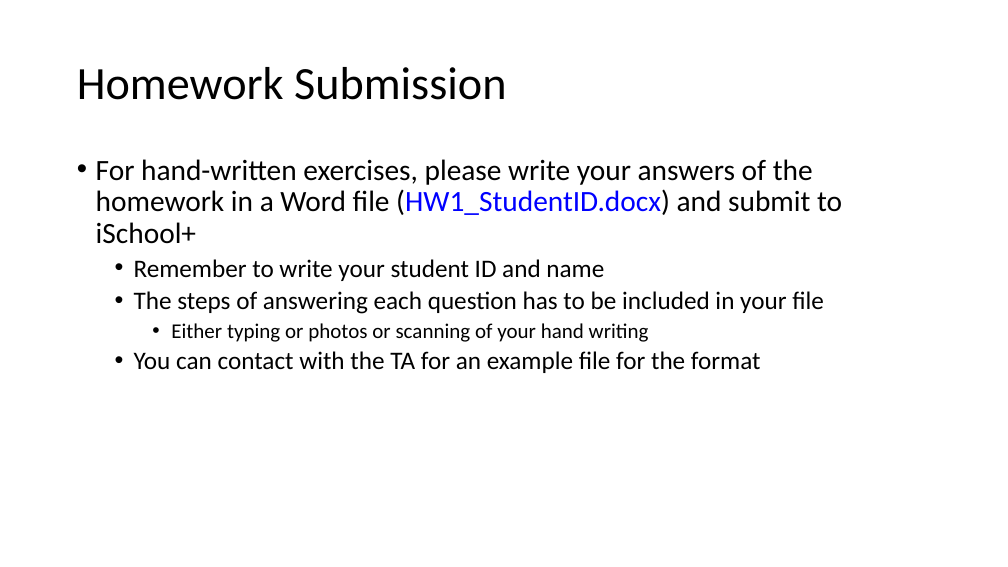
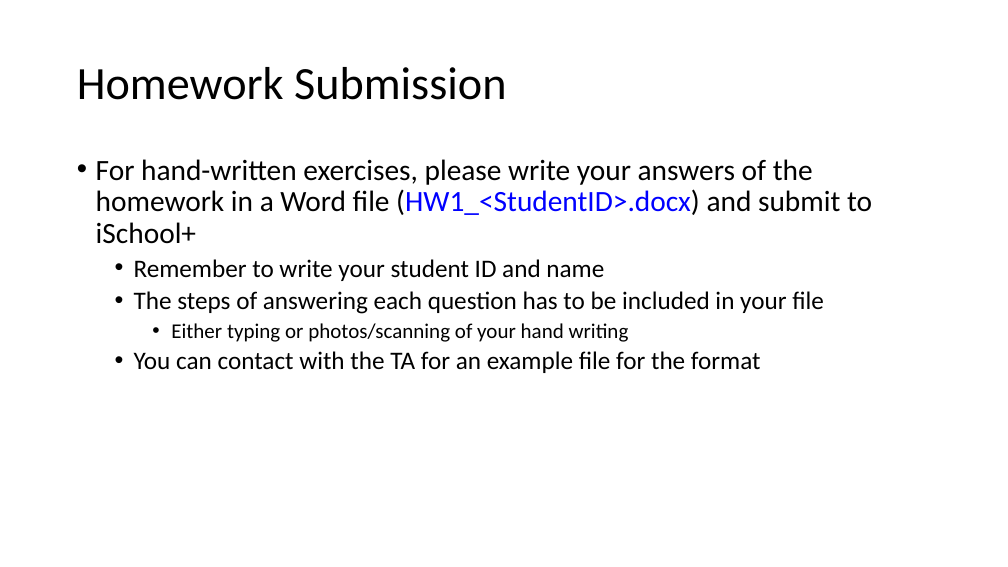
Before and after one commit to chriswjh/chriswjh.github.io, a slide deck: slide 8 of BDA_IFM/HW1.pptx. Drawn at 1008x567 pixels with LibreOffice and Linux fonts; fonts in the diff are those of the drawing. Boxes give left, top, right and bottom in pixels: in the first picture for what was removed or moved away, otherwise in the second. Text is boxed around its words. In the diff, an @@ line names an element or a change of style, - is before the commit and + after.

```diff
--- a/BDA_IFM/HW1.pptx
+++ b/BDA_IFM/HW1.pptx
@@ text at (x1=96, y1=159, x2=872, y2=244): text changed @@
-• For hand-written exercises, please write your answers of the homework in a Word file (HW1_StudentID.docx) and submit to iSchool+
+• For hand-written exercises, please write your answers of the homework in a Word file (HW1_<StudentID>.docx) and submit to iSchool+
@@ text at (x1=171, y1=323, x2=629, y2=342): text changed @@
-    • Either typing or photos or scanning of your hand writing
+    • Either typing or photos/scanning of your hand writing
```
Also in this commit, not shown: 6 other slides changed, 6 other files.
